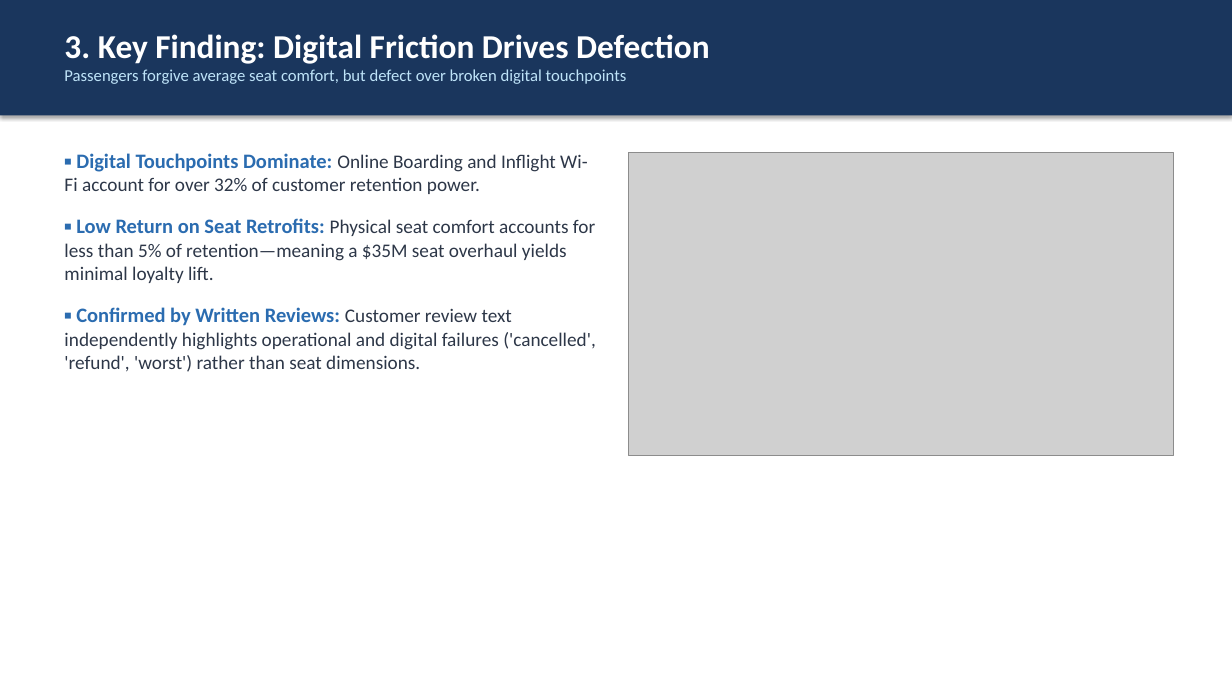
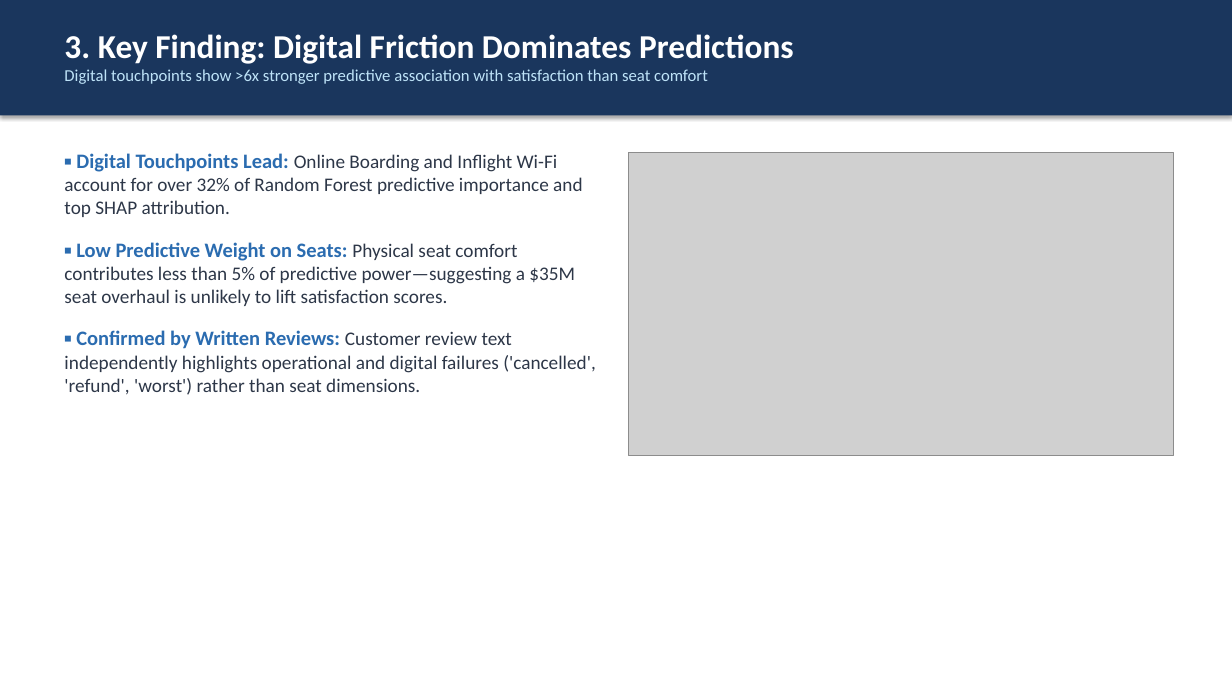
Before and after one commit to Ignacio-Flores-III/airline-passenger-satisfaction-prediction, a slide deck: slide 4 of reports/Stakeholder_Presentation.pptx. Drawn at 1232x693 pixels with LibreOffice and Linux fonts; fonts in the diff are those of the drawing; grey boxes stand for pictures. Boxes give left, top, right and bottom in pixels: in the first picture for what was removed or moved away, otherwise in the second. Text is boxed around its words. In the diff, an @@ line names an element or a change of style, - is before the commit and + after.

```diff
--- a/reports/Stakeholder_Presentation.pptx
+++ b/reports/Stakeholder_Presentation.pptx
@@ text at box(64, 34, 794, 84): text changed @@
-3. Key Finding: Digital Friction Drives Defection
-Passengers forgive average seat comfort, but defect over broken digital touchpoints
+3. Key Finding: Digital Friction Dominates Predictions
+Digital touchpoints show >6x stronger predictive association with satisfaction than seat comfort
@@ text at box(64, 153, 582, 306): text changed @@
-▪ Digital Touchpoints Dominate: Online Boarding and Inflight Wi-Fi account for over 32% of customer retention power.
-▪ Low Return on Seat Retrofits: Physical seat comfort accounts for less than 5% of retention—meaning a $35M seat overhaul yields minimal loyalty lift.
+▪ Digital Touchpoints Lead: Online Boarding and Inflight Wi-Fi account for over 32% of Random Forest predictive importance and top SHAP attribution.
+▪ Low Predictive Weight on Seats: Physical seat comfort contributes less than 5% of predictive power—suggesting a $35M seat overhaul is unlikely to lift satisfaction scores.
```
Also in this commit, not shown: 6 other slides changed, 8 other files.
